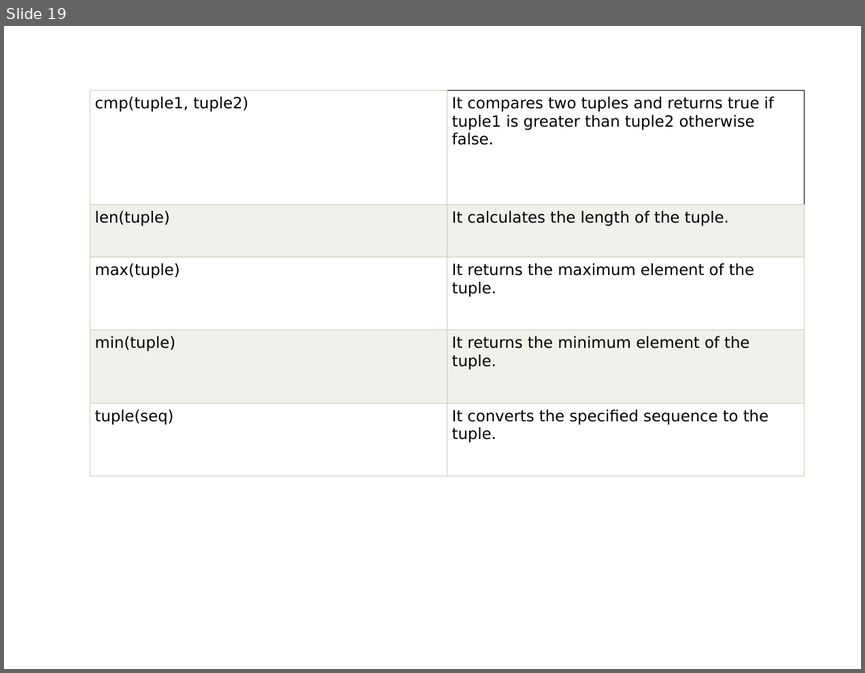
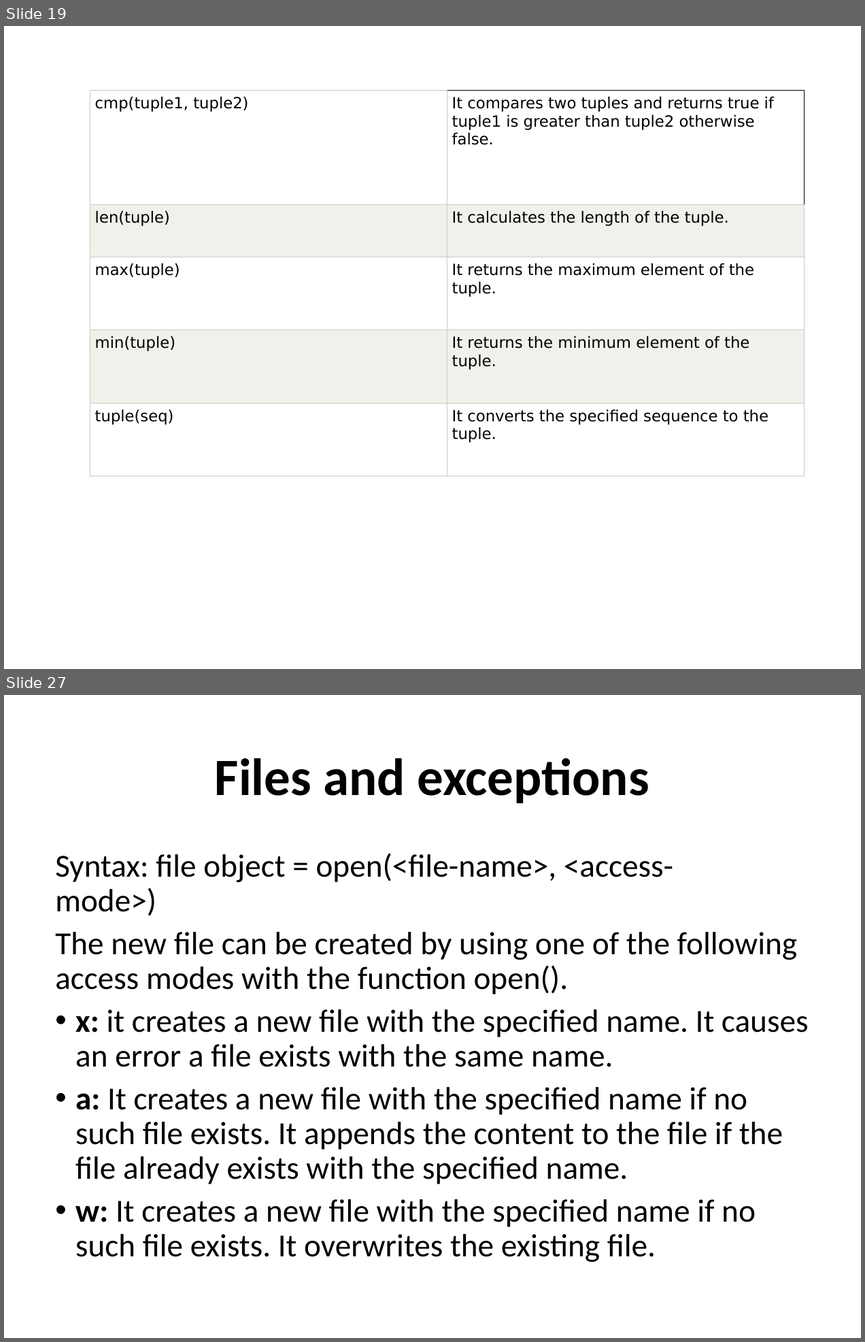
Before and after one commit to vishalamc/pythonexamples, a slide deck: Data Structure in Python.ppt. Shown one above the other, each under a label of ours: slide 19 before the commit, slides 19 and 27 after it; the slides between them are not shown. The pictures are 865x673 and 865x1342 pixels, drawn with LibreOffice and Linux fonts; fonts in the diff are those of the drawing. Boxes give left, top, right and bottom in pixels: in the first picture for what was removed or moved away, otherwise in the second. Text is boxed around its words. In the diff, an @@ line names an element or a change of style, - is before the commit and + after.

```diff
--- a/Data Structure in Python.ppt
+++ b/Data Structure in Python.ppt
@@ slide 27 added at [4,695,861,1338], background #FFFFFF @@
@@ title added at [215,758,649,803], 44 pt, text #000000, bold @@
+Files and exceptions
@@ text added at [55,853,808,1261], 27 pt, text #000000 @@
+Syntax: file object = open(<file-name>, <access-mode>)
+The new file can be created by using one of the following access modes with the function open().
+• x: it creates a new file with the specified name. It causes an error a file exists with the same name.
+• a: It creates a new file with the specified name if no such file exists. It appends the content to the file if the file already exists with the specified name.
+• w: It creates a new file with the specified name if no such file exists. It overwrites the existing file.
```
Also in this commit, not shown: 10 other slides added, 7 other files.
